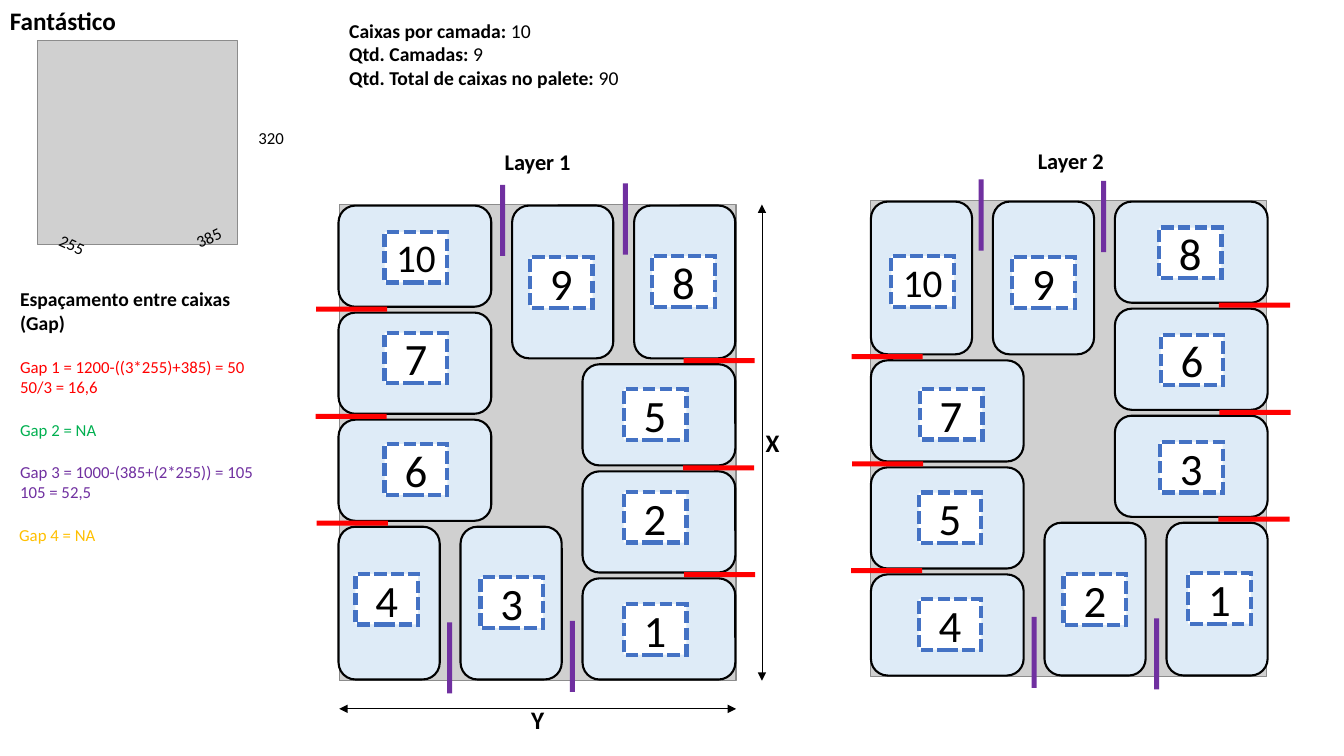
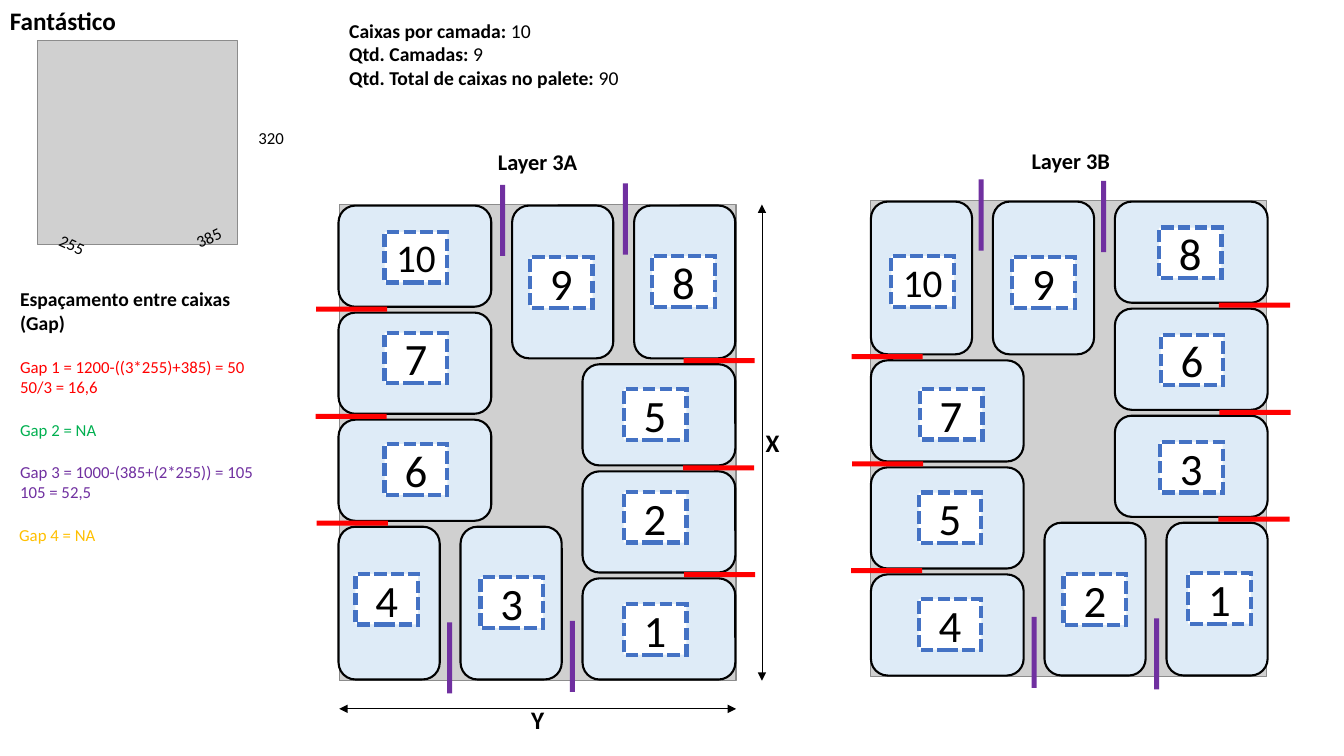
Before and after one commit to ptiago/ABB, a slide deck: slide 4 of Paletização_v1/Descritivo de produto.pptx. Drawn at 1344x756 pixels with LibreOffice and Linux fonts; fonts in the diff are those of the drawing; grey boxes stand for pictures. Boxes give left, top, right and bottom in pixels: in the first picture for what was removed or moved away, otherwise in the second. Text is boxed around its words. In the diff, an @@ line names an element or a change of style, - is before the commit and + after.

```diff
--- a/Paletização_v1/Descritivo de produto.pptx
+++ b/Paletização_v1/Descritivo de produto.pptx
@@ text at (498,155,577,174): text changed @@
-Layer 1
+Layer 3A
@@ text at (1032,154,1110,173): text changed @@
-Layer 2
+Layer 3B
```
Also in this commit, not shown: 3 other slides changed, 1 slide added, 2 other files.
